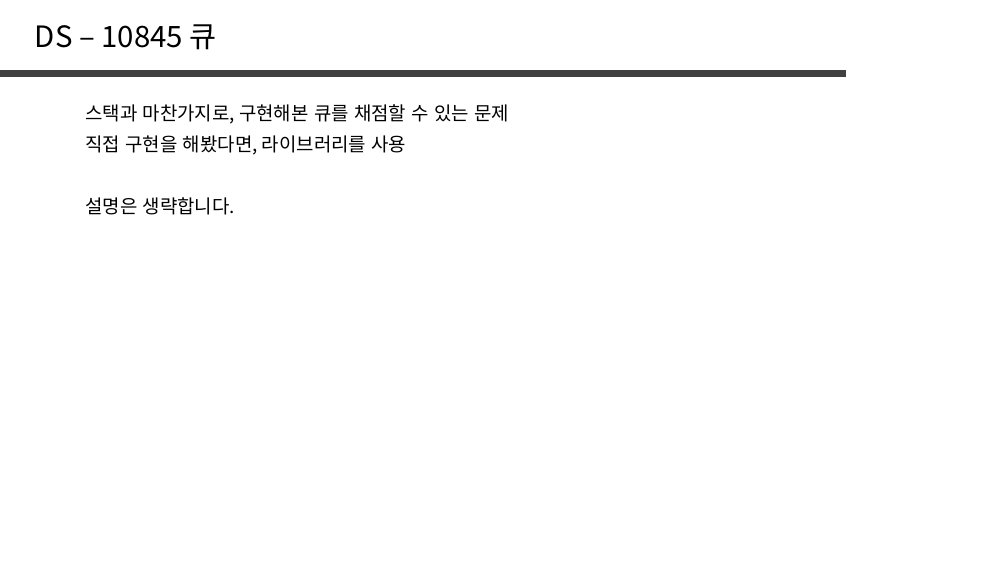
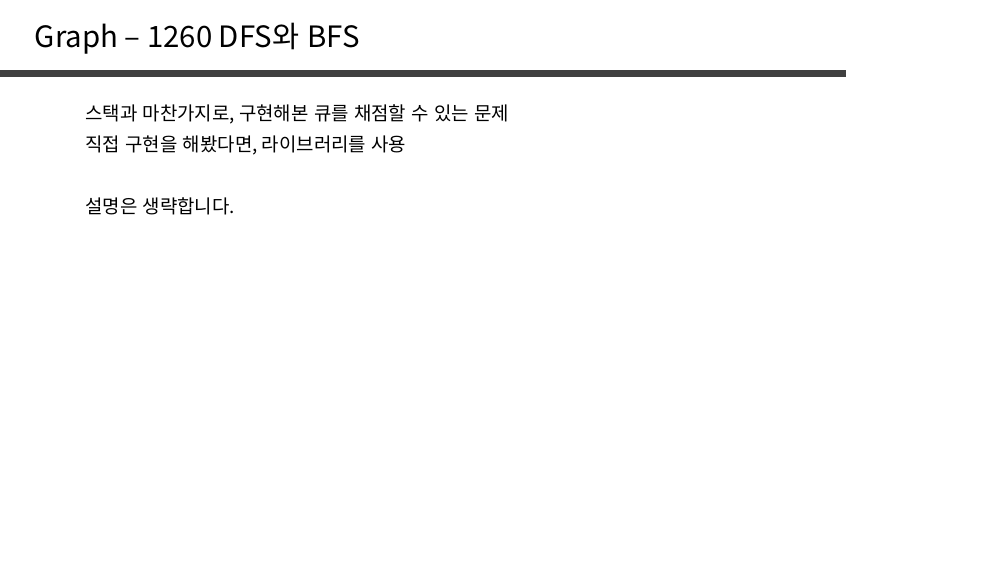
Before and after one commit to jaehoo1/PS-study, a slide deck: slide 20 of study/8_Tree, Graph.pptx (slide 31 before the commit). Drawn at 1008x567 pixels with LibreOffice and Linux fonts; fonts in the diff are those of the drawing. Boxes give left, top, right and bottom in pixels: in the first picture for what was removed or moved away, otherwise in the second. Text is boxed around its words. In the diff, an @@ line names an element or a change of style, - is before the commit and + after.

```diff
--- a/study/8_Tree, Graph.pptx
+++ b/study/8_Tree, Graph.pptx
@@ text removed at bbox=[35, 24, 216, 50] @@
-DS – 10845 큐
@@ text added at bbox=[35, 22, 359, 54], 28 pt, text #000000 @@
+Graph – 1260 DFS와 BFS
```
Also in this commit, not shown: 6 other slides changed, 14 slides added, 24 slides removed.
